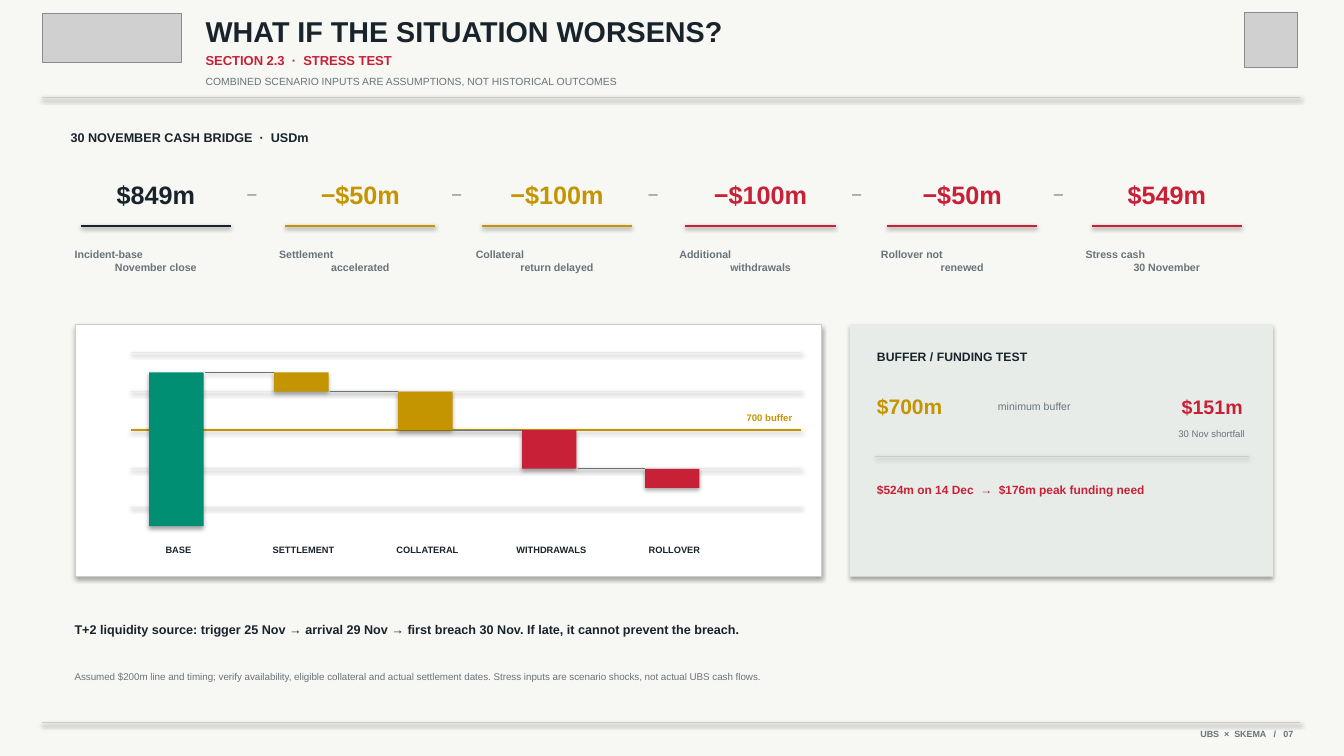
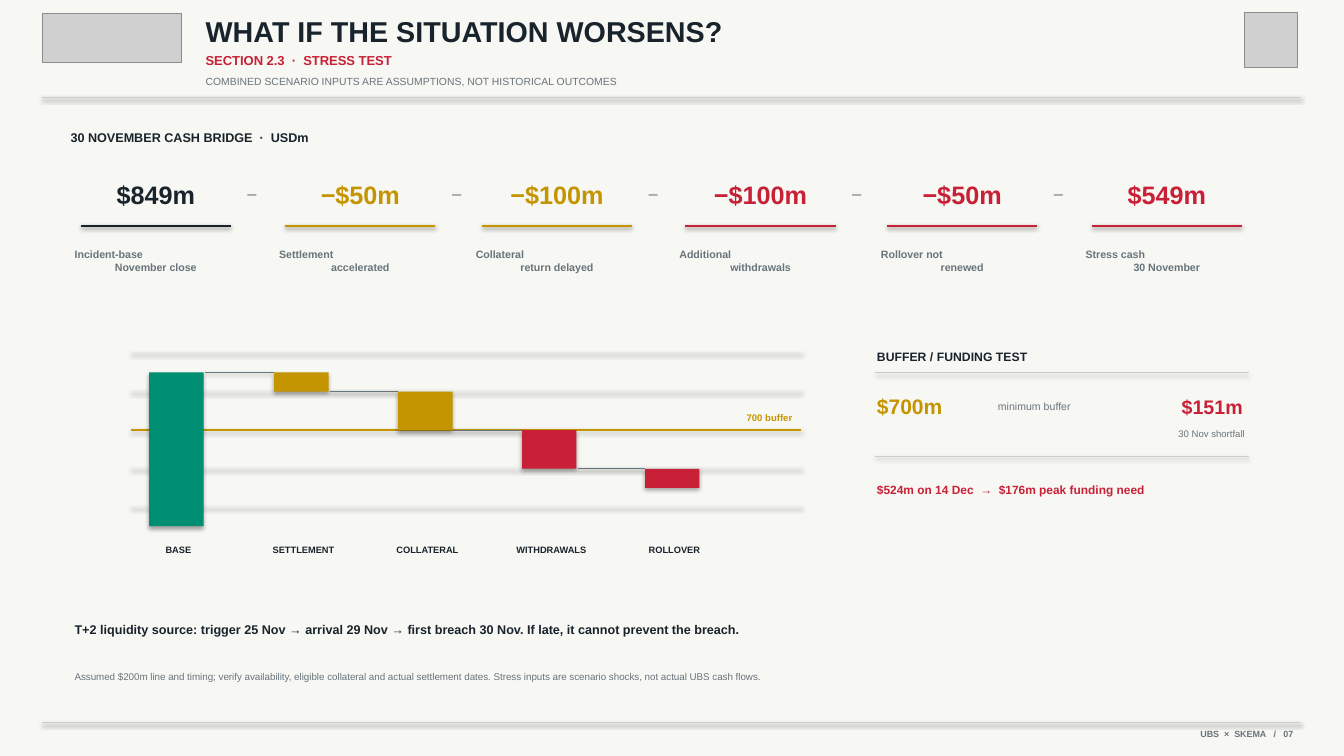
Before and after one commit to Calvin29990/SKEMA-FRONT, a slide deck: slide 7 of documents/ubs-treasury-risk-presentation-10-slides.pptx. Drawn at 1344x756 pixels with LibreOffice and Linux fonts; fonts in the diff are those of the drawing; grey boxes stand for pictures. Boxes give left, top, right and bottom in pixels: in the first picture for what was removed or moved away, otherwise in the second. Text is boxed around its words. In the diff, an @@ line names an element or a change of style, - is before the commit and + after.

```diff
--- a/documents/ubs-treasury-risk-presentation-10-slides.pptx
+++ b/documents/ubs-treasury-risk-presentation-10-slides.pptx
@@ rectangle removed at (76, 325, 822, 577) @@
@@ rectangle removed at (850, 325, 1273, 577) @@
@@ line added from (875, 373) to (1249, 373), #C9CECB 0.7 pt @@
```
Also in this commit, not shown: 6 other slides changed, 3 other files.
